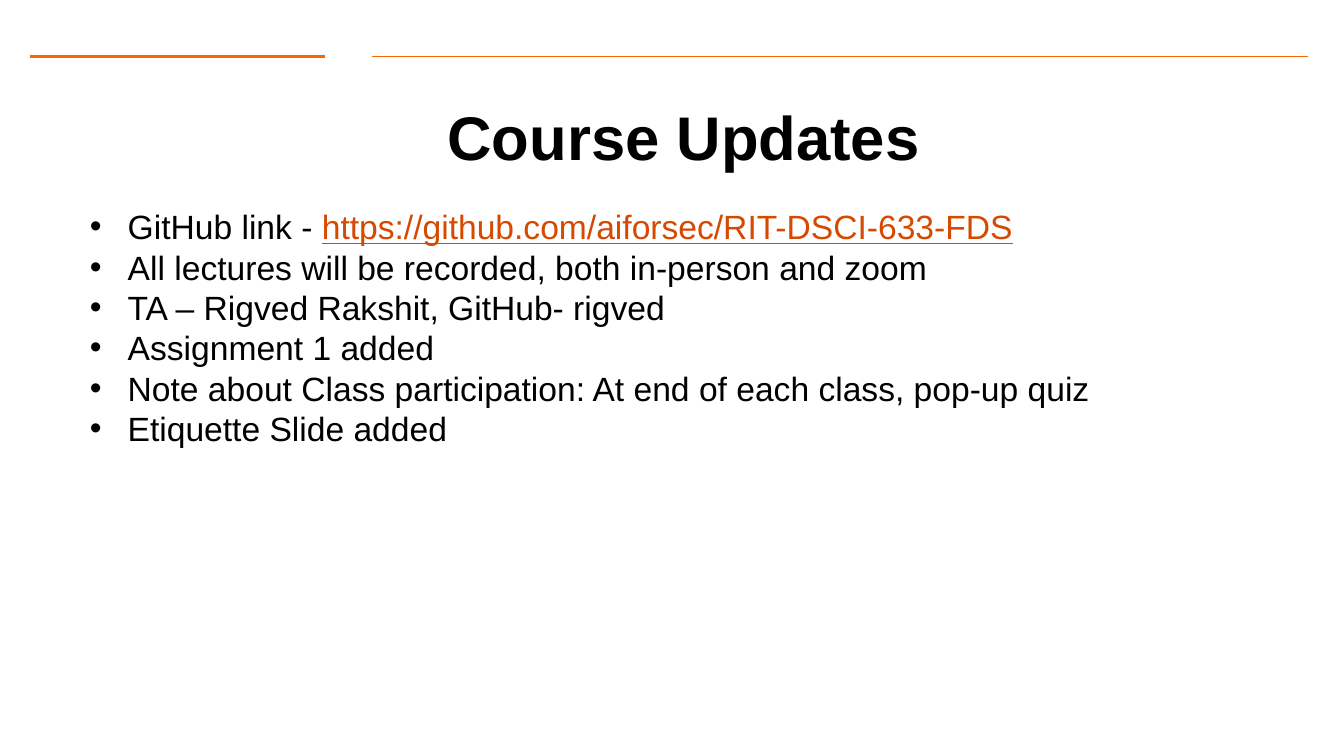
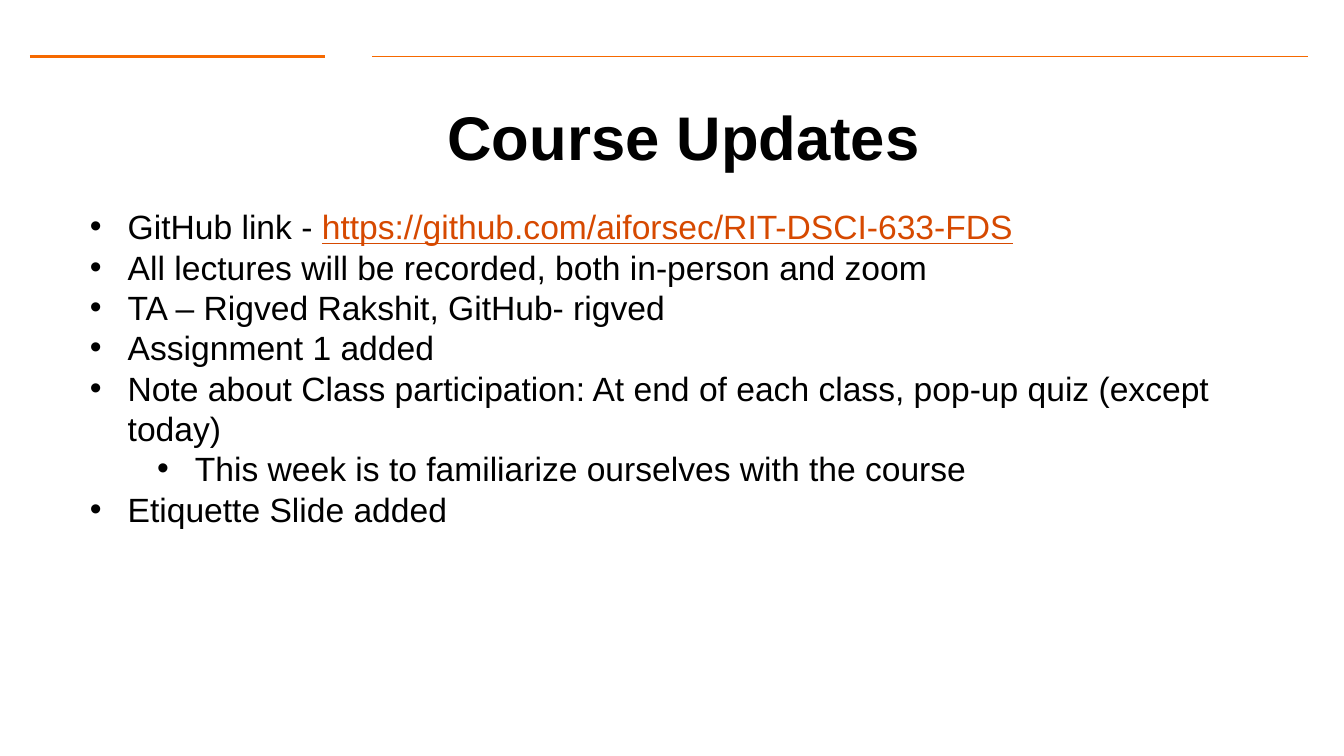
Before and after one commit to Dre1896/RIT-DSCI-633-FDS, a slide deck: slide 2 of Syllabus/Lecture02/Lec02_CaseStudy.pptx. Drawn at 1344x756 pixels with LibreOffice and Linux fonts; fonts in the diff are those of the drawing; background and template pictures are left out. Boxes give left, top, right and bottom in pixels: in the first picture for what was removed or moved away, otherwise in the second. Text is boxed around its words. In the diff, an @@ line names an element or a change of style, - is before the commit and + after.

```diff
--- a/Syllabus/Lecture02/Lec02_CaseStudy.pptx
+++ b/Syllabus/Lecture02/Lec02_CaseStudy.pptx
@@ text at (x1=128, y1=376, x2=1209, y2=482): text changed @@
-• Note about Class participation: At end of each class, pop-up quiz
+• Note about Class participation: At end of each class, pop-up quiz (except today)
+  • This week is to familiarize ourselves with the course
```
Also in this commit, not shown: 2 other slides changed, 1 other file.
